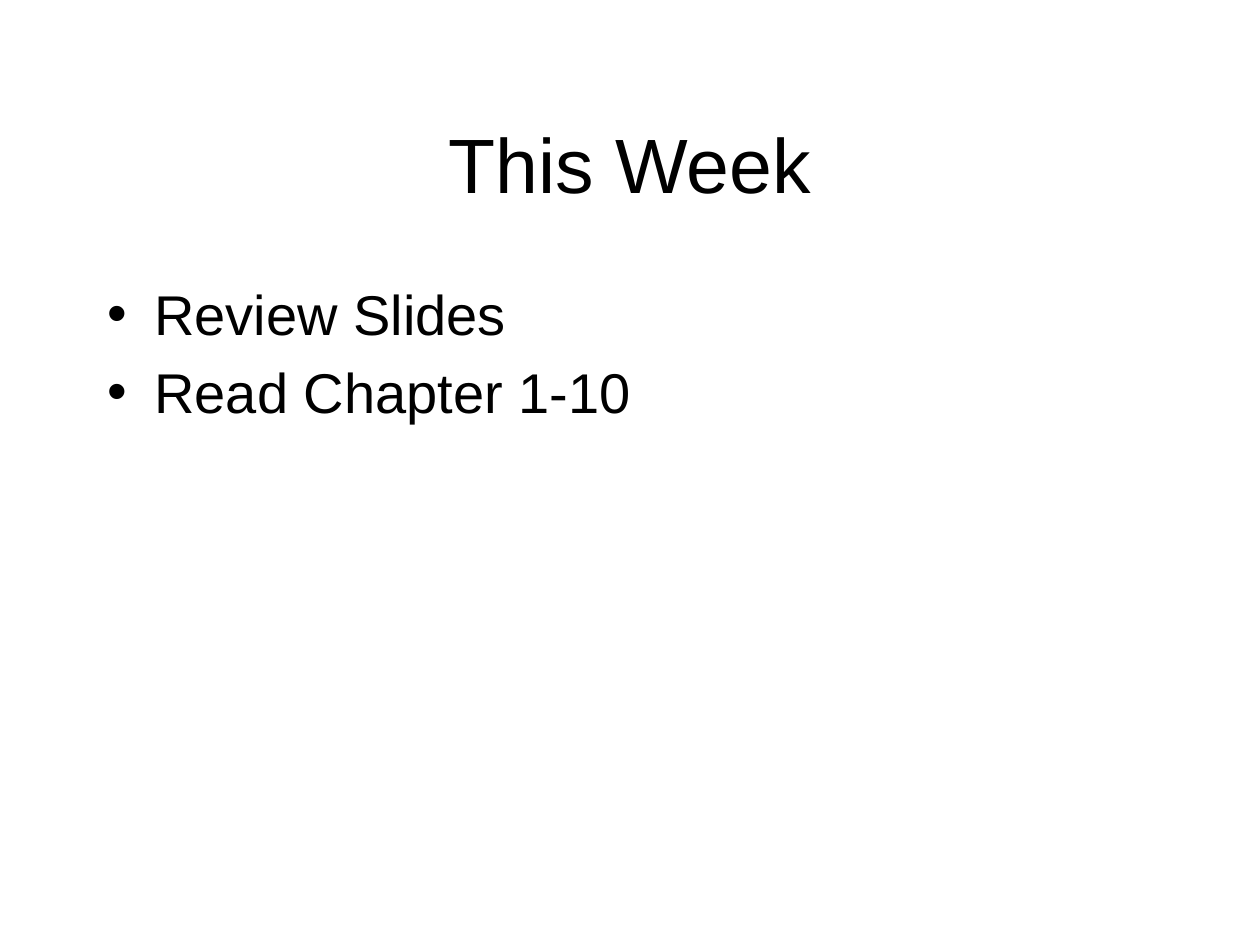
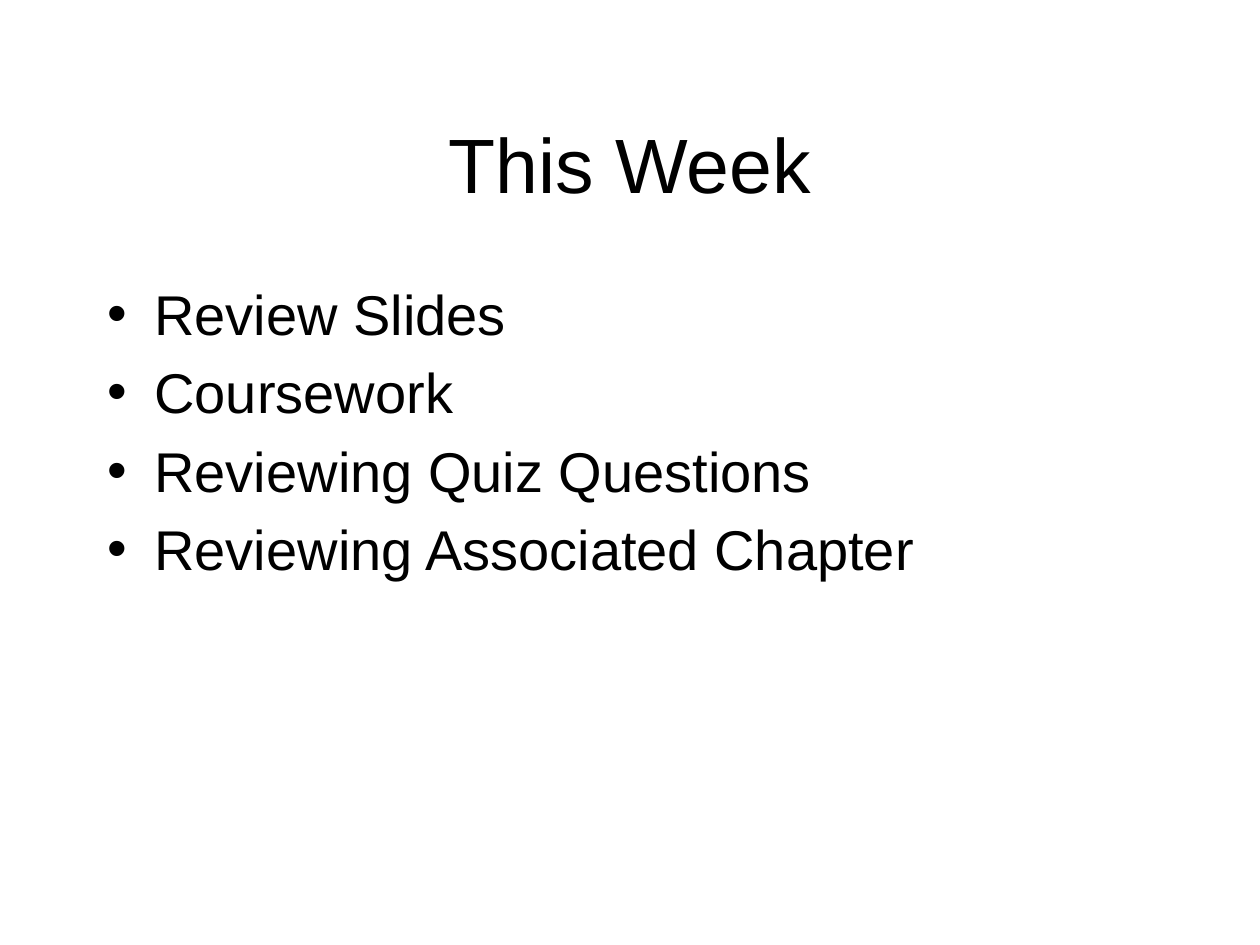
Before and after one commit to octaviordz/zjnu2017.github.io, a slide deck: slide 19 of OOAD/lectures/100--Examples.pptx (slide 4 before the commit). Drawn at 1260x945 pixels with LibreOffice and Linux fonts; fonts in the diff are those of the drawing. Boxes give left, top, right and bottom in pixels: in the first picture for what was removed or moved away, otherwise in the second. Text is boxed around its words. In the diff, an @@ line names an element or a change of style, - is before the commit and + after.

```diff
--- a/OOAD/lectures/100--Examples.pptx
+++ b/OOAD/lectures/100--Examples.pptx
@@ text at [154,372,914,581]: text changed @@
-• Read Chapter 1-10
+• Coursework
+• Reviewing Quiz Questions
+• Reviewing Associated Chapter
```
Also in this commit, not shown: 2 other slides changed, 15 slides added, 2 other files.
